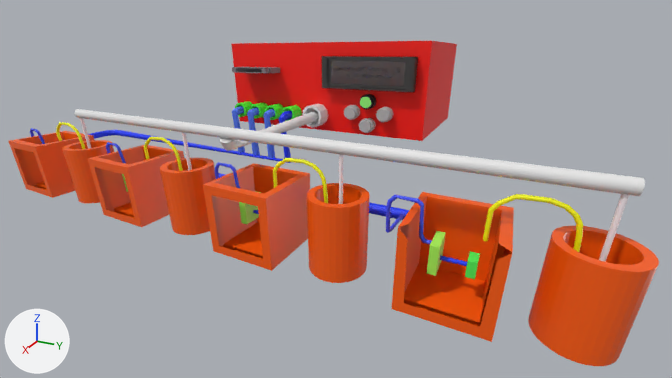
What one commit did to the Blender file 3D Files/Sistema de montoramento.blend.
Both versions are drawn from the file's camera 'Camera'. Lighting does not change. The marker at lower left points along +X, +Y and +Z.

Names of what the first picture shows: 'BarramentoGND', 'Body', 'ConexaoGND', 'Cylinder', 'Cylinder.001', 'Cylinder.002', 'Cylinder.003', 'Display', 'Fio_Eletrodo.004', 'Ground', 'Pote', 'Pote.001', 'Pote.002', 'Pote.003'.
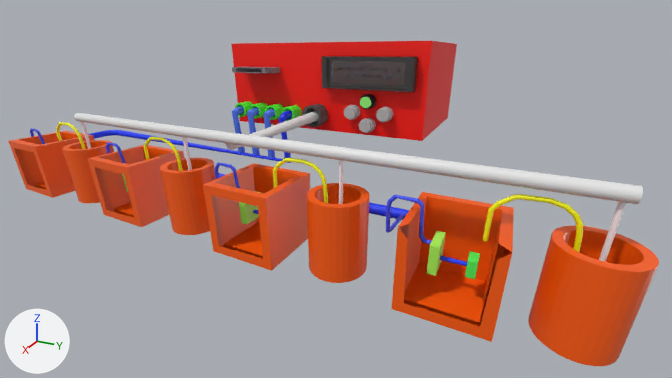
Patch to the scene script:
```diff
--- a/3D Files/Sistema de montoramento.blend.py
+++ b/3D Files/Sistema de montoramento.blend.py
@@ img_conectorgnd @@
+img_conectorgnd = load_image('ConectorGND', '_unpacked/ConectorGND', 512, 512, 'sRGB')
@@ mat_material_018 @@
+mat_material_018 = principled_material('Material.018')
+mat_material_018.texture = img_conectorgnd
@@ me_cylinder_013 @@
 me_cylinder_013.from_pydata(...)  # 60 vertices, 50 faces; spans x -1.0..1.0, y -1.0..1.0, z -1.0..1.0
+me_cylinder_013.materials.append(mat_material_018)  # picture img_conectorgnd
@@ ob_barramentognd @@
 ob_barramentognd = bpy.data.objects.new('BarramentoGND', me_cylinder_033)
-ob_barramentognd.location = (-1.36, 1.71, 4.3)
+ob_barramentognd.location = (-1.27, 1.71, 4.06)
 ob_barramentognd.rotation_euler = (1.571, 0.0, 0.0)  # degrees (90, 0, 0)
@@ ob_conexaognd @@
 ob_conexaognd = bpy.data.objects.new('ConexaoGND', me_cylinder_034)
-ob_conexaognd.location = (-6.53, -0.1, 3.76)
+ob_conexaognd.location = (-6.77, -0.1, 3.76)
 ob_conexaognd.rotation_euler = (1.571, 1.571, 1.571)  # degrees (90, 90, 90)
```

Changed parts and their boxes (x1, y1, x2, y2) in the pictures (672 x 378 px):
'BarramentoGND', moved
    before: (74, 109, 645, 196)
    after: (74, 113, 643, 204)
'ConexaoGND', moved
    before: (220, 111, 319, 151)
    after: (225, 111, 319, 150)
'Ground', recoloured
    both: (302, 103, 328, 128)
